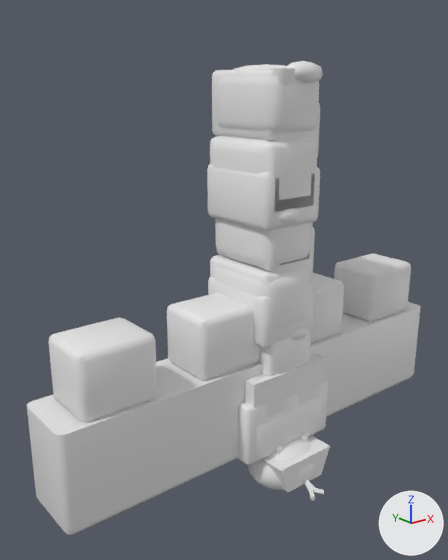
Two versions of the glTF model src/art/assets/doorframes.glb, one commit apart.
One viewpoint serves both versions: a 50 mm camera at (-3.54, -3.9, 3.13) aimed at (-0.35, 0.08, 1.53). Arrows for +X, +Y and +Z are at lower right; the lights stay in place. The first picture is the older version. Vertices at exactly the same position are counted once.

The scene before the commit, as lines of its bpy script (objects in view):
```python
ob_doorframe_castle_post = bpy.data.objects.new('doorframe-castle-post', me_doorframe_castle_post)
ob_doorframe_castle_post.location = (0.0, 0.0, 0.0)
ob_doorframe_hotel_post = bpy.data.objects.new('doorframe-hotel-post', me_doorframe_hotel_post)
ob_doorframe_hotel_post.location = (0.0, 0.0, 0.0)
ob_doorframe_library_lintel_b = bpy.data.objects.new('doorframe-library-lintel-b', me_doorframe_library_lintel_b)
ob_doorframe_library_lintel_b.location = (0.0, 0.0, 0.0)
ob_doorframe_library_post_c = bpy.data.objects.new('doorframe-library-post-c', me_doorframe_library_post_c)
ob_doorframe_library_post_c.location = (0.0, 0.0, 0.0)
ob_doorframe_reptile_post = bpy.data.objects.new('doorframe-reptile-post', me_doorframe_reptile_post)
ob_doorframe_reptile_post.location = (0.0, 0.0, 0.0)
ob_doorframe_reptile_post_moss = bpy.data.objects.new('doorframe-reptile-post-moss', me_doorframe_reptile_post_moss)
ob_doorframe_reptile_post_moss.location = (0.0, 0.0, 0.0)
# also in view: 'doorframe-hotel-lintel' at (0.0, 0.0, 0.21); 'doorframe-castle-crest' at (0.0, -0.52, -0.13); 'doorframe-castle-crest-shield' at (0.0, -0.34, 0.4); 'doorframe-castle-crest-parapet' at (0.0, 0.0, 0.69); 'doorframe-reptile-crest' at (0.0, -0.36, -0.14)
```
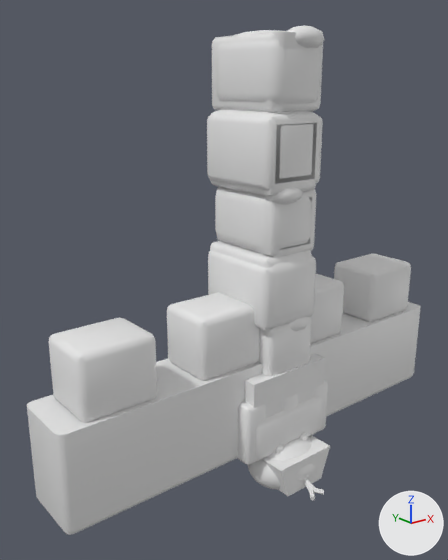
Edits to the bpy script that builds the scene:
```text
Change me_doorframe_castle_post:
    remove me_doorframe_castle_post.from_pydata(...)  # 336 vertices, 648 faces; spans x -0.31..0.31, y -0.4..0.4, z 0.0..3.02
    add me_doorframe_castle_post.from_pydata(...)  # 336 vertices, 648 faces; spans x -0.31..0.31, y -0.4..0.4, z 0.0..3.5
    me_doorframe_castle_post part 1: the loose piece of 56 vertices spanning x -0.31..0.31, y -0.4..0.4, z 1.02..1.5 is scaled about its middle by (1, 1, 1.19), then moved by (0.0, 0.0, 0.2)
    me_doorframe_castle_post part 2: the loose piece of 56 vertices spanning x -0.19..0.31, y -0.37..0.37, z 1.52..2.0 is scaled about its middle by (1, 1, 1.19), then moved by (0.0, 0.0, 0.28)
    me_doorframe_castle_post part 3: the loose piece of 56 vertices spanning x -0.31..0.31, y -0.4..0.4, z 2.02..2.51 is scaled about its middle by (1, 1, 1.19), then moved by (0.0, 0.0, 0.36)
    me_doorframe_castle_post part 4: the loose piece of 56 vertices spanning x -0.19..0.31, y -0.37..0.37, z 2.53..3.02 is scaled about its middle by (1, 1, 1.19), then moved by (0.0, 0.0, 0.44)
    other edits to the shape of me_doorframe_castle_post do not show in these pictures
Change me_doorframe_hotel_post:
    remove me_doorframe_hotel_post.from_pydata(...)  # 136 vertices, 260 faces; spans x -0.22..0.22, y -0.4..0.4, z 0.0..3.25
    add me_doorframe_hotel_post.from_pydata(...)  # 136 vertices, 260 faces; spans x -0.22..0.22, y -0.4..0.4, z 0.0..3.5
    me_doorframe_hotel_post part 5: the loose piece of 40 vertices spanning x -0.22..0.22, y -0.4..0.4, z 2.99..3.25 is moved by (0.0, 0.0, 0.25)
    other edits to the shape of me_doorframe_hotel_post do not show in these pictures
Change me_doorframe_library_post_c:
    remove me_doorframe_library_post_c.from_pydata(...)  # 112 vertices, 216 faces; spans x -0.28..0.27, y -0.38..0.4, z 1.12..3.25
    add me_doorframe_library_post_c.from_pydata(...)  # 112 vertices, 216 faces; spans x -0.28..0.27, y -0.38..0.4, z 1.2..3.5
    me_doorframe_library_post_c part 6: the whole mesh is scaled about the mesh origin by (1, 1, 1.08)
Change me_doorframe_reptile_post:
    remove me_doorframe_reptile_post.from_pydata(...)  # 576 vertices, 1128 faces; spans x -0.3..0.3, y -0.41..0.41, z 0.0..3.25
    add me_doorframe_reptile_post.from_pydata(...)  # 576 vertices, 1128 faces; spans x -0.3..0.3, y -0.41..0.41, z 0.0..3.5
    me_doorframe_reptile_post part 7: the loose piece of 96 vertices spanning x -0.24..0.3, y -0.37..0.41, z 0.62..1.1 is scaled about its middle by (1, 1, 1.1), then moved by (0.0, 0.0, 0.07)
    me_doorframe_reptile_post part 8: the loose piece of 96 vertices spanning x -0.3..0.28, y -0.41..0.39, z 1.1..1.66 is scaled about its middle by (1, 1, 1.1), then moved by (0.0, 0.0, 0.11)
    me_doorframe_reptile_post part 9: the loose piece of 96 vertices spanning x -0.26..0.3, y -0.38..0.4, z 1.66..2.16 is scaled about its middle by (1, 1, 1.1), then moved by (0.0, 0.0, 0.15)
    me_doorframe_reptile_post part 10: the loose piece of 96 vertices spanning x -0.3..0.28, y -0.4..0.4, z 2.16..2.74 is scaled about its middle by (1, 1, 1.1), then moved by (0.0, 0.0, 0.19)
    me_doorframe_reptile_post part 11: the loose piece of 96 vertices spanning x -0.27..0.29, y -0.4..0.36, z 2.74..3.25 is scaled about its middle by (1, 1, 1.1), then moved by (0.0, 0.0, 0.23)
    other edits to the shape of me_doorframe_reptile_post do not show in these pictures
Change me_doorframe_reptile_post_moss:
    remove me_doorframe_reptile_post_moss.from_pydata(...)  # 168 vertices, 320 faces; spans x -0.24..0.28, y -0.46..0.33, z 0.98..3.31
    add me_doorframe_reptile_post_moss.from_pydata(...)  # 168 vertices, 320 faces; spans x -0.24..0.28, y -0.46..0.33, z 1.07..3.56
    me_doorframe_reptile_post_moss part 12: the whole mesh is scaled about its middle by (1, 1, 1.08), then moved by (0.0, 0.0, 0.17)
```

Where the change shows, as pixel boxes [x1, y1, x2, y2] in the pictures (448 x 560 px; the box of a moved part takes in the faces that stretch with it):
'doorframe-reptile-post', reshaped (13% taller)
    before: [211, 76, 319, 362]
    after: [215, 40, 321, 362]
'doorframe-castle-post', reshaped (17% taller)
    before: [207, 104, 320, 348]
    after: [207, 44, 323, 330]
'doorframe-library-post-c', moved, rescaled (8% taller)
    before: [210, 70, 311, 287]
    after: [210, 33, 313, 268]
'doorframe-reptile-post-moss', mesh rescaled (10% taller)
    before: [233, 61, 323, 340]
    after: [233, 25, 324, 331]
'doorframe-hotel-post', reshaped
    before: [215, 68, 315, 97]
    after: [215, 31, 317, 61]
part 1 of me_doorframe_castle_post, moved or reshaped
    before: [208, 277, 315, 348]
    after: [208, 251, 316, 330]
part 2 of me_doorframe_castle_post, moved or reshaped
    before: [267, 227, 315, 277]
    after: [273, 189, 317, 257]
part 3 of me_doorframe_castle_post, moved or reshaped
    before: [207, 164, 320, 231]
    after: [207, 114, 323, 190]
part 4 of me_doorframe_castle_post, moved or reshaped
    before: [276, 104, 320, 157]
    after: [281, 44, 323, 112]
part 7 of me_doorframe_reptile_post, moved or reshaped (mostly hidden)
    before: [258, 348, 260, 362]
    after: [258, 342, 260, 362]
part 8 of me_doorframe_reptile_post, moved or reshaped
    before: [213, 266, 310, 330]
    after: [217, 252, 310, 320]
part 9 of me_doorframe_reptile_post, moved or reshaped
    before: [215, 218, 312, 270]
    after: [215, 187, 312, 255]
part 10 of me_doorframe_reptile_post, moved or reshaped
    before: [211, 136, 312, 200]
    after: [215, 110, 313, 179]
part 11 of me_doorframe_reptile_post, moved or reshaped
    before: [216, 76, 319, 134]
    after: [216, 40, 321, 105]
